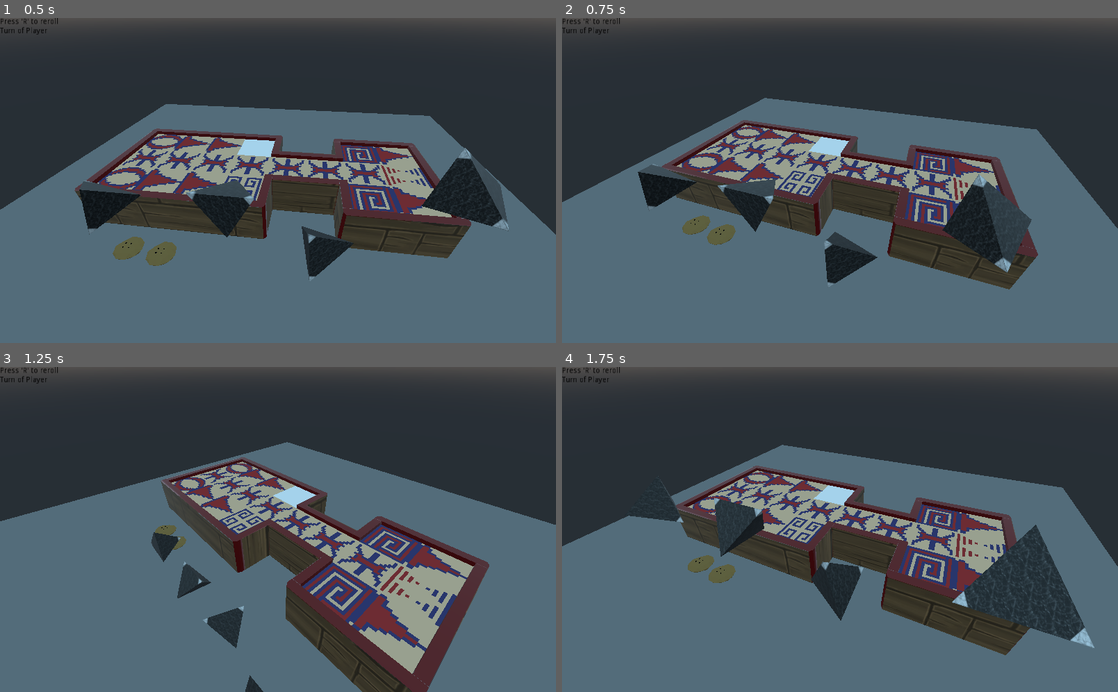
Above: before the commit, frames 1-4 (two rows, left to right).
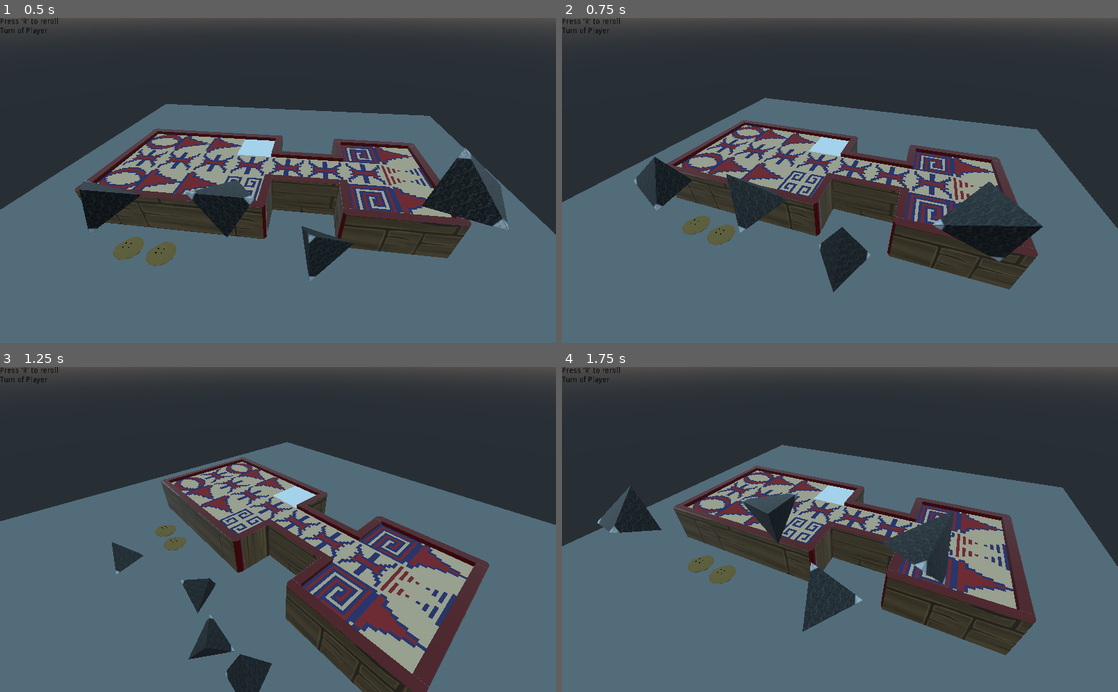
Above: after the commit, the same moments.

Repository: Dark-Energy-Studios/gwj42
Game: Godot game, scene res://scenes/TestLevel.tscn
Same seed, same stepped clock (60 frames per second), same inputs: the game is played once before the commit and once after it.
Inputs (mouse positions are in pixels of both pictures, inside the frame that each line leads up to):
- Up to frame 1 (0.5 s): no input
- Up to frame 2 (0.75 s): tap R (r_key) at 0.5 s; move the mouse to (962, 164) at 0.52 s; hold Right (ui_right) from 0.53 s (still down); click (962, 164) at 0.6 s
- Up to frame 3 (1.25 s): keep holding Right (ui_right)
- Up to frame 4 (1.75 s): tap R (r_key) at 1.25, 1.35 s; move the mouse to (728, 545) at 1.27 s; release Right (ui_right) at 1.28 s; hold Left (ui_left) from 1.28 s (still down)

Frame 1 is identical in both runs. In frame 2, 2.9% of the frame differs, in the area x 12-87%, y 42-85%; in frame 3, 2.4%; in frame 4, 8.9%, in the area x 6-96%, y 33-87%.

Commit message:
Die: Apply random rototation on reset()

Diff:
--- a/components/Die/Die.gd
+++ b/components/Die/Die.gd
@@ -21,5 +21,12 @@
 		emit_signal("rolled", get_rolled_number())
 
 func reset():
+	# Set Position
 	global_transform.origin = initial_position
+
+	# Random Angle (or more specifically a fixed angle on a random axis)
+	randomize()
+	var axis = Vector3(randf(), randf(), randf()).normalized()
+	global_rotate(axis, 3.14)
+
 	set_sleeping(false)
